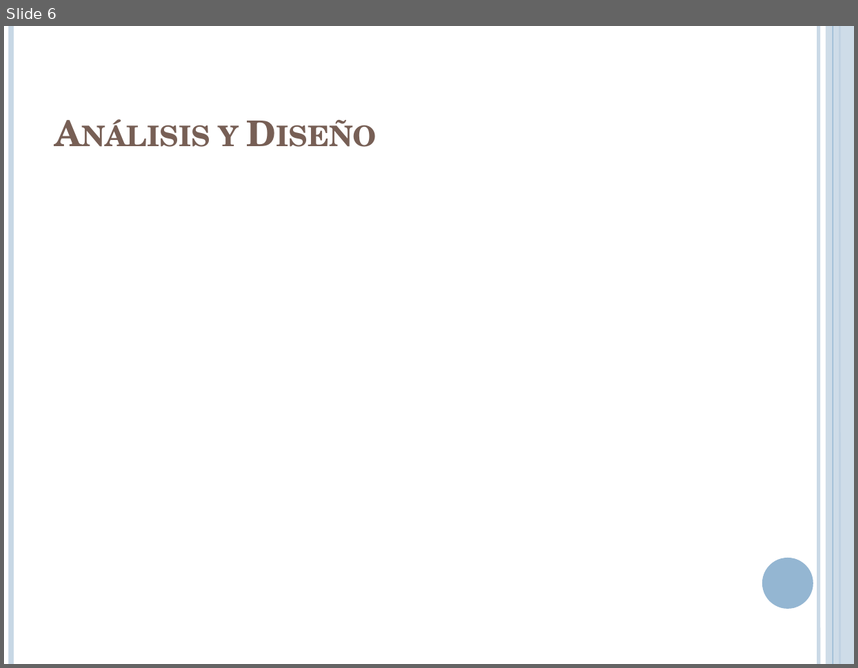
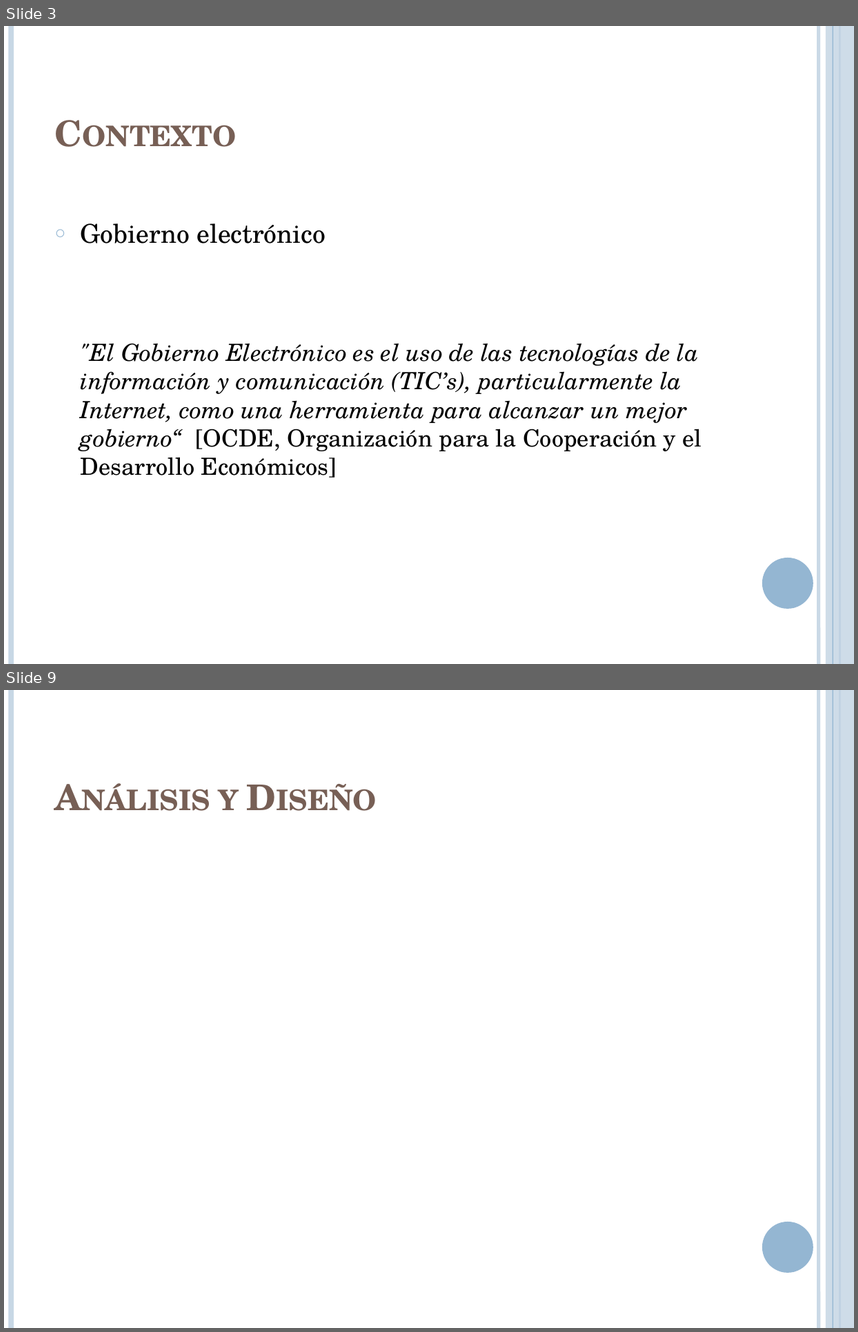
Before and after one commit to lcpaso1/integracion-gis-pge, a slide deck: Presentacion.pptx. Shown one above the other, each under a label of ours: slide 6 before the commit, slides 3 and 9 after it; the slides between them are not shown. The pictures are 858x668 and 858x1332 pixels, drawn with LibreOffice and Linux fonts; fonts in the diff are those of the drawing. Boxes give left, top, right and bottom in pixels: in the first picture for what was removed or moved away, otherwise in the second. Text is boxed around its words. In the diff, an @@ line names an element or a change of style, - is before the commit and + after.

```diff
--- a/Presentacion.pptx
+++ b/Presentacion.pptx
@@ slide 3 added at bbox=[4, 26, 854, 664], background #FFFFFF; not listed: 6 template elements that a slide beside it also shows @@
@@ title added at bbox=[47, 52, 741, 158], 30 pt, text #775F55, bold, small capitals @@
+Contexto
@@ text added at bbox=[81, 223, 702, 477], 20 pt, text #000000, italic @@
+○ Gobierno electrónico
+"El Gobierno Electrónico es el uso de las tecnologías de la información y comunicación (TIC’s), particularmente la Internet, como una herramienta para alcanzar un mejor gobierno“ [OCDE, Organización para la Cooperación y el Desarrollo Económicos]
@@ what was slide 6 is now slide 9 @@
```
Also in this commit, not shown: 2 slides changed, 7 other slides added, 3 slides removed.
